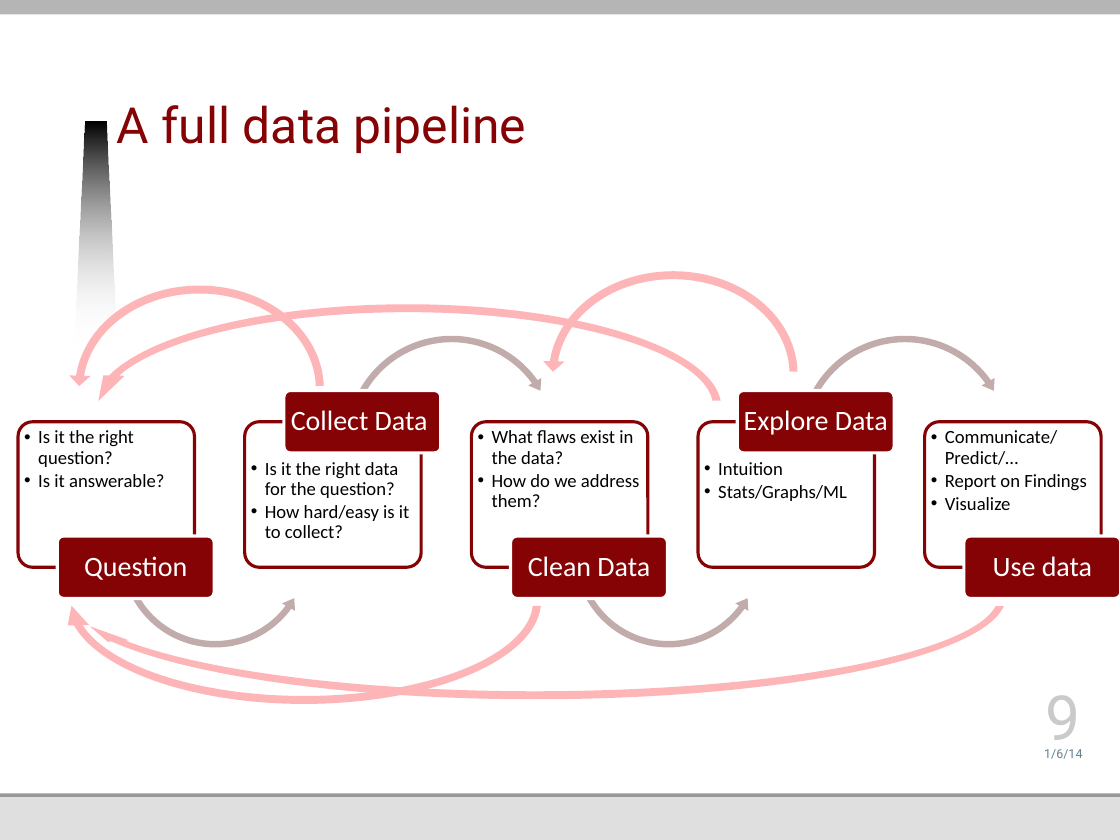
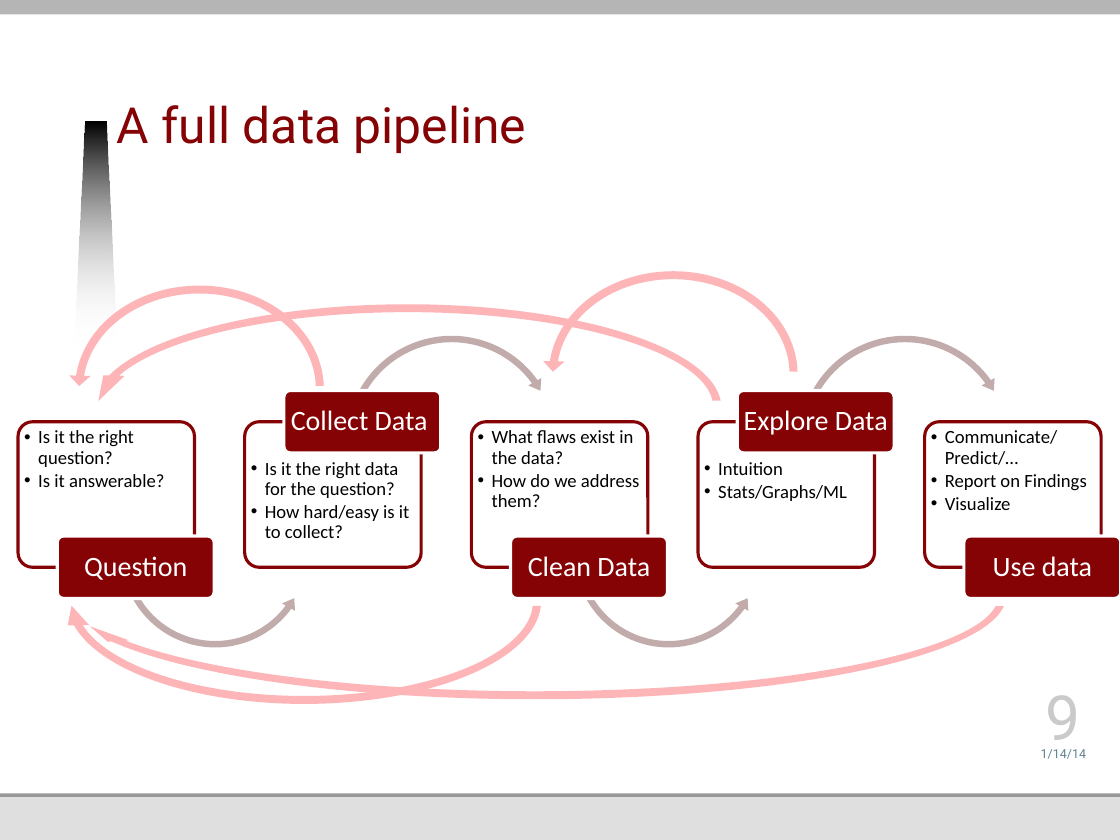
Before and after one commit to jmankoff/data, a slide deck: slide 9 of Lectures/1 Introduction.pptx. Drawn at 1120x840 pixels with LibreOffice and Linux fonts; fonts in the diff are those of the drawing; background and template pictures are left out. Boxes give left, top, right and bottom in pixels: in the first picture for what was removed or moved away, otherwise in the second. Text is boxed around its words. In the diff, an @@ line names an element or a change of style, - is before the commit and + after.

```diff
--- a/Lectures/1 Introduction.pptx
+++ b/Lectures/1 Introduction.pptx
@@ text at box(1041, 749, 1086, 759): text changed @@
-1/6/14
+1/14/14
```
Also in this commit, not shown: 16 other slides changed, 2 slides added, 13 slides removed, 5 other files.
